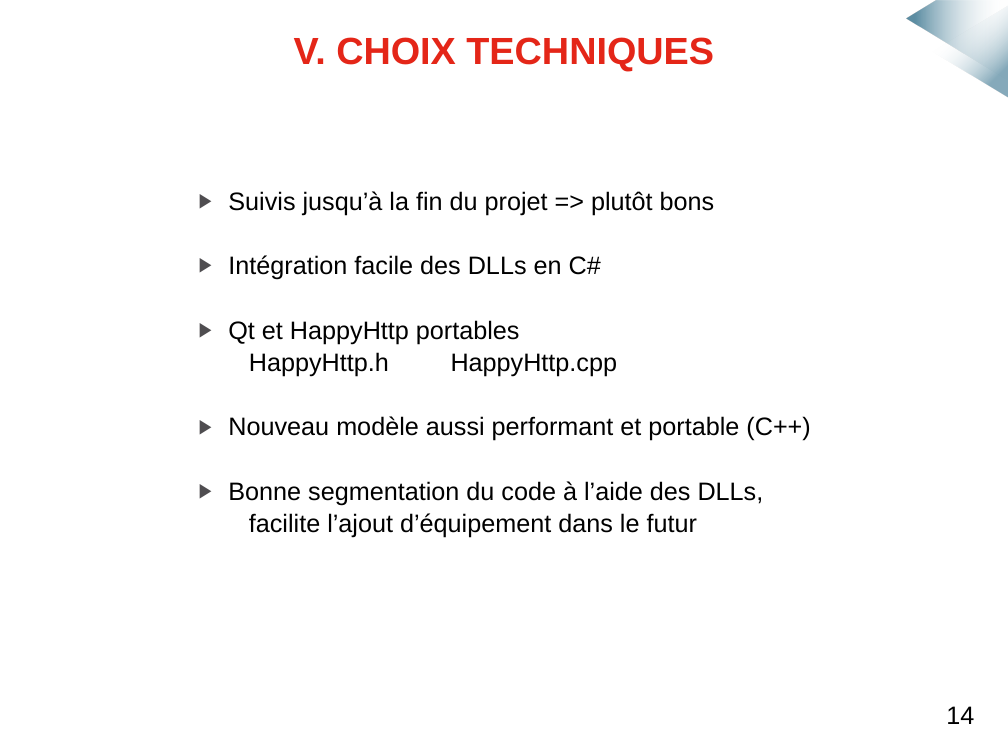
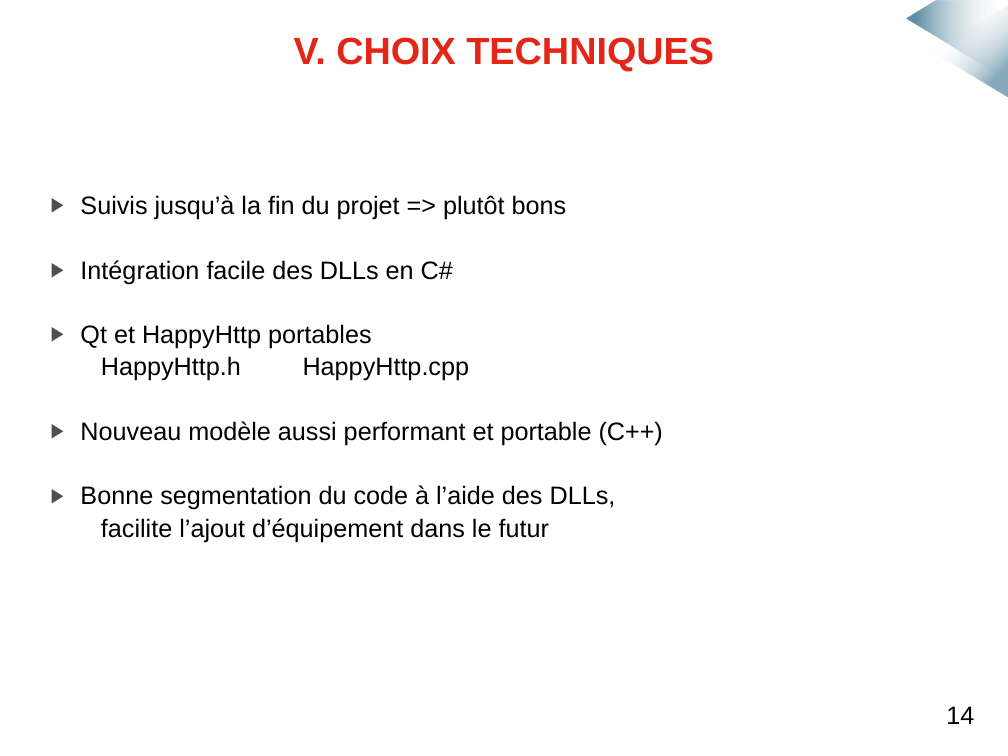
Before and after one commit to mmeven/EP_Domotique_Tablette, a slide deck: slide 11 of Rendu/Diapo_soutenance.pptx (slide 18 before the commit). Drawn at 1008x756 pixels with LibreOffice and Linux fonts; fonts in the diff are those of the drawing; background and template pictures are left out. Boxes give left, top, right and bottom in pixels: in the first picture for what was removed or moved away, otherwise in the second. Text is boxed around its words. In the diff, an @@ line names an element or a change of style, - is before the commit and + after.

```diff
--- a/Rendu/Diapo_soutenance.pptx
+++ b/Rendu/Diapo_soutenance.pptx
@@ text "Suivis jusqu’à la fin du ...": place and size @@
-text "Suivis jusqu’à la fin du ..." at (228, 191, 810, 538)
+text "Suivis jusqu’à la fin du ..." at (80, 195, 663, 542)
```
Also in this commit, not shown: 5 other slides changed, 1 slide removed, 2 other files.
